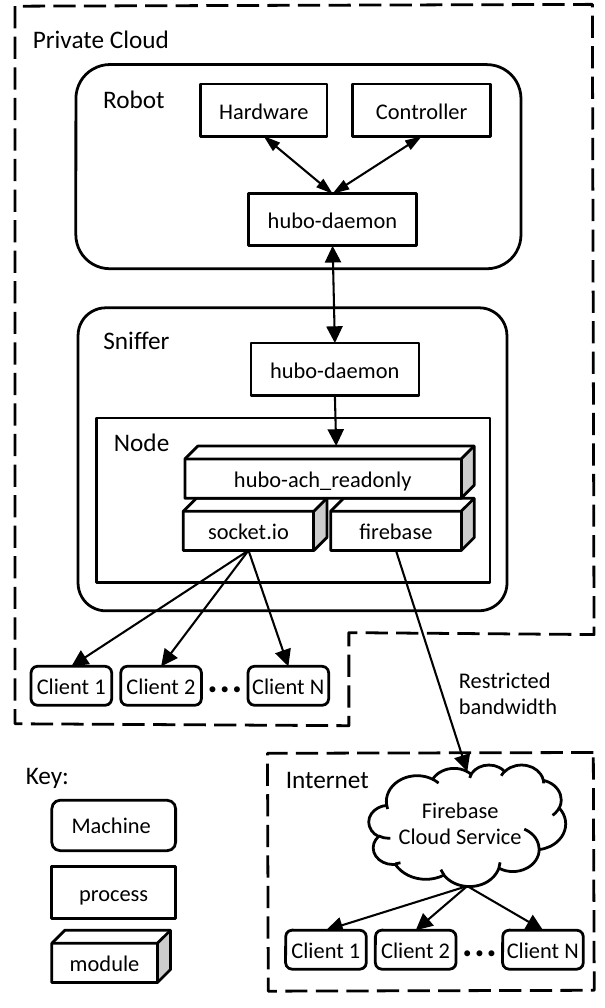
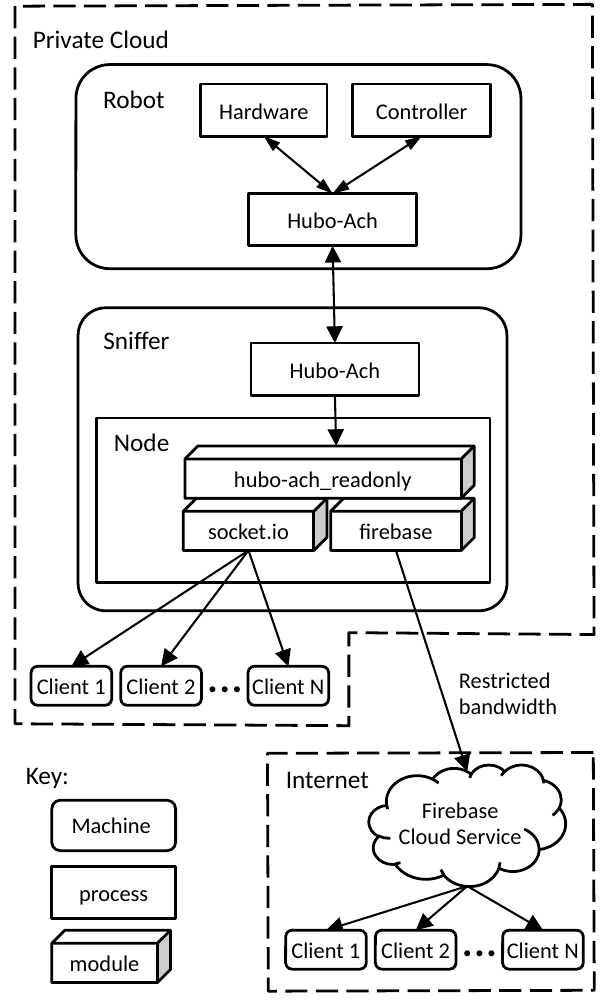
Before and after one commit to thedancomplex/papers-iros2014, a slide deck: slide 1 of figures/DetailedOverview.pptx. Drawn at 605x1008 pixels with LibreOffice and Linux fonts; fonts in the diff are those of the drawing. Boxes give left, top, right and bottom in pixels: in the first picture for what was removed or moved away, otherwise in the second. Text is boxed around its words. In the diff, an @@ line names an element or a change of style, - is before the commit and + after.

```diff
--- a/figures/DetailedOverview.pptx
+++ b/figures/DetailedOverview.pptx
@@ text in rectangle at <box>287,212,378,228</box>: text changed @@
-hubo-daemon
+Hubo-Ach
@@ text in rectangle at <box>290,362,381,378</box>: text changed @@
-hubo-daemon
+Hubo-Ach
```
Also in this commit, not shown: 7 other files.
